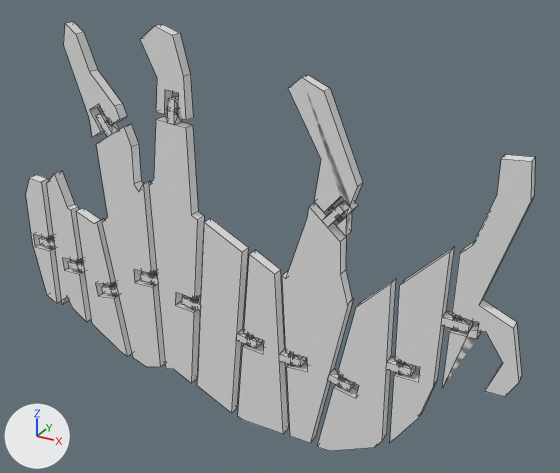
Two versions of the OBJ model Segmentation Interaction/model.obj, one commit apart.
Rendered twice from a 50 mm camera at (158.1, -148.9, 140.3) aimed at (74.0, 4.0, 63.9). Arrows for +X, +Y and +Z are at lower left; the lights stay in place. Mesh edges are drawn as thin lines. Where no turn or scale is listed for an object, it has been applied to the vertices.

The scene before the commit, as lines of its bpy script (objects in view):
```python
me_model = bpy.data.meshes.new('model')
me_model.from_pydata(...)  # 1052 vertices, 684 faces; spans x -4.1..135.6, y -3.0..0.0, z 10.7..113.1
ob_model = bpy.data.objects.new('model', me_model)
ob_model.location = (0.0, 0.0, 0.0)
```
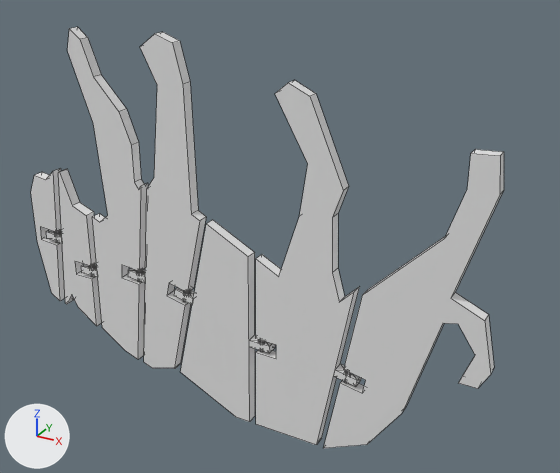
The change in detail:
me_model is used by ob_model.
me_model had 1052 vertices, 684 faces and spanned x -4.1..135.6, y -3.0..0.0, z 10.7..113.1.
me_model now has 548 vertices, 348 faces and spans x -2.1..129.6, y -3.0..0.0, z 10.9..111.3.
me_model part 1: the loose piece of 32 vertices spanning x 48.2..54.3, y -3.0..0.0, z 41.0..43.6 is moved by (-46.5, 0.0, 9.2).
me_model part 2: the loose piece of 32 vertices spanning x -1.4..4.6, y -3.0..0.0, z 48.0..50.0 is moved by (15.1, 0.0, -5.3).
me_model part 3: the loose piece of 32 vertices spanning x 34.9..40.9, y -3.0..0.0, z 45.3..47.4 is turned 7.4 degrees about the y axis through its middle, then moved by (-4.3, 0.0, -0.2).
me_model part 4: the loose piece of 32 vertices spanning x 91.1..97.4, y -3.0..0.0, z 30.5..33.7 is scaled about its middle by (-0.998, 1, -1.01), then moved by (-45.3, 0.0, 11.8).
me_model part 5: the loose piece of 32 vertices spanning x 77.6..83.7, y -3.0..0.0, z 33.1..35.4 is turned 13.6 degrees about the y axis through its middle, then moved by (15.2, 0.0, -0.3).
me_model part 6: the loose piece of 32 vertices spanning x 106.0..112.0, y -3.0..0.0, z 39.7..41.7 is moved by (-37.1, 0.0, -5.1).
me_model part 7: the loose piece of 30 vertices spanning x 23.3..39.6, y -3.0..0.0, z 17.8..87.8 is rebuilt with 40 vertices and now spans x 17.6..37.4, y -3.0..0.0, z 19.4..110.5.
me_model part 8: the loose piece of 28 vertices spanning x 78.4..95.8, y -3.0..0.0, z 11.1..76.2 is rebuilt with 38 vertices and now spans x 70.5..97.2, y -3.0..0.0, z 11.2..103.7.
me_model part 9: the loose piece of 26 vertices spanning x 40.3..54.5, y -3.0..0.0, z 17.5..90.9 is rebuilt with 34 vertices and now spans x 33.8..55.2, y -3.0..0.0, z 18.1..111.3.
me_model part 10: the loose piece of 24 vertices spanning x -4.1..2.6, y -3.0..0.0, z 29.7..68.4 is rebuilt with 22 vertices and now spans x -2.1..7.5, y -3.0..0.0, z 31.1..71.9.
me_model part 11: the loose piece of 24 vertices spanning x 4.6..13.6, y -3.0..0.0, z 26.6..71.2 is rebuilt with 26 vertices and now spans x 6.0..18.0, y -3.0..0.0, z 26.4..72.1.
me_model part 12: the loose piece of 8 vertices spanning x 52.0..67.4, y -3.0..0.0, z 11.9..66.8 is rebuilt with 10 vertices and now spans x 46.5..69.1, y -3.0..0.0, z 11.2..66.5.
me_model part 13: a new loose piece of 42 vertices spanning x 90.5..129.6, y -3.0..0.0, z 10.9..94.5.
me_model part 14: 18 loose pieces with 482 vertices, spanning x 9.0..123.9, y -3.0..0.0, z 19.2..113.1, are deleted.
me_model part 15: 94 vertices removed from x 64.9..135.6, y -3.0..0.0, z 10.7..94.4.

Boxes (x1, y1, x2, y2) around the edits, measured in the pictures (560 x 473 px; the box of a moved part takes in the faces that stretch with it):
'model', reshaped (7% narrower): before (26, 22, 535, 451); after (31, 27, 504, 448)
part 1 of me_model, moved or reshaped: before (182, 296, 201, 311); after (46, 230, 62, 244)
part 2 of me_model, moved or reshaped: before (39, 237, 55, 249); after (81, 264, 98, 277)
part 3 of me_model, moved or reshaped: before (140, 272, 158, 285); after (128, 268, 145, 283)
part 4 of me_model, moved or reshaped: before (328, 368, 355, 391); after (174, 288, 194, 305)
part 5 of me_model, moved or reshaped: before (279, 349, 306, 367); after (334, 364, 361, 386)
part 6 of me_model, moved or reshaped: before (386, 356, 416, 376); after (249, 335, 275, 353)
part 7 of me_model, rebuilt (16% wider, 36% taller): before (96, 124, 165, 367); after (68, 27, 148, 359)
part 8 of me_model, rebuilt (42% wider, 52% taller): before (282, 203, 354, 443); after (256, 80, 359, 445)
part 9 of me_model, rebuilt (20% wider, 27% taller): before (149, 117, 204, 383); after (140, 32, 206, 369)
part 10 of me_model, rebuilt: before (26, 175, 62, 304); after (31, 168, 65, 301)
part 11 of me_model, rebuilt: before (47, 171, 91, 322); after (58, 169, 102, 326)
part 12 of me_model, rebuilt (42% wider): before (197, 218, 249, 413); after (181, 220, 255, 422)
part 13 of me_model, added: after (324, 149, 504, 448)
part 14 of me_model, deleted: before (64, 22, 473, 366)
part 15 of me_model, deleted: before (238, 154, 535, 451)
